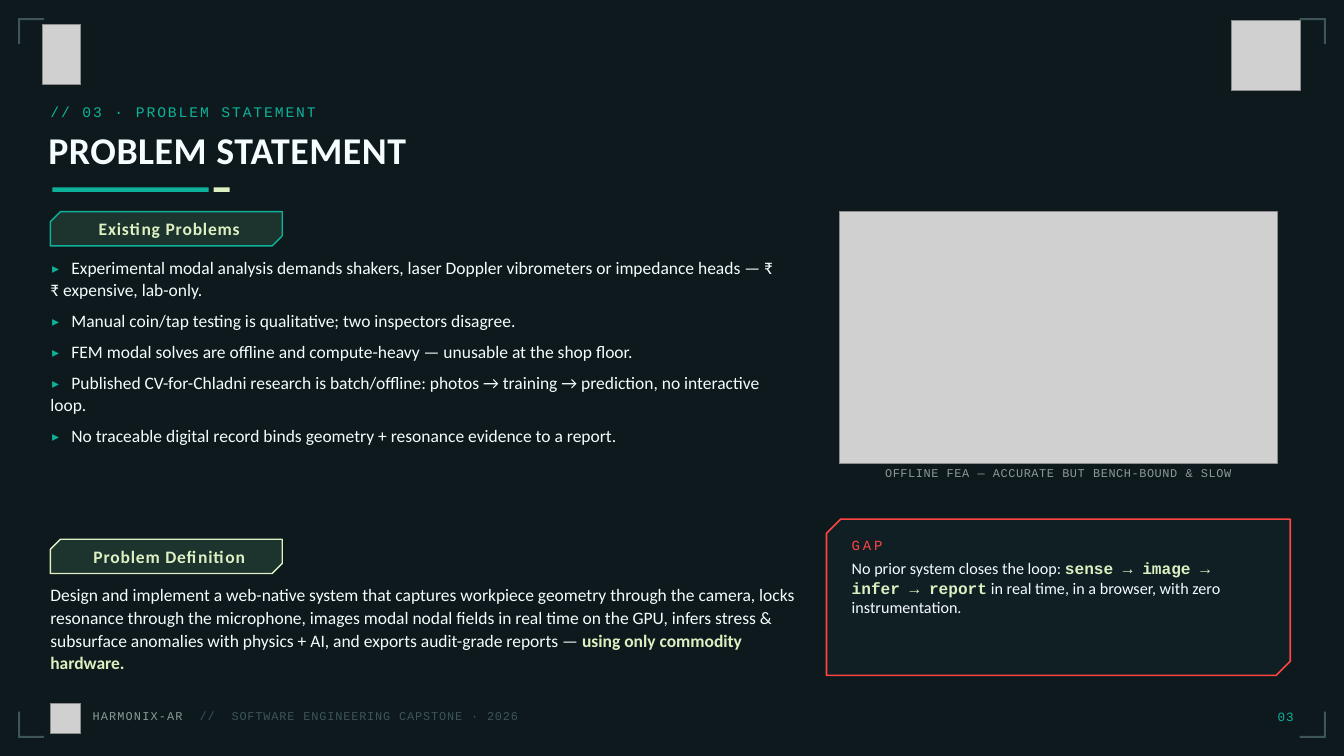
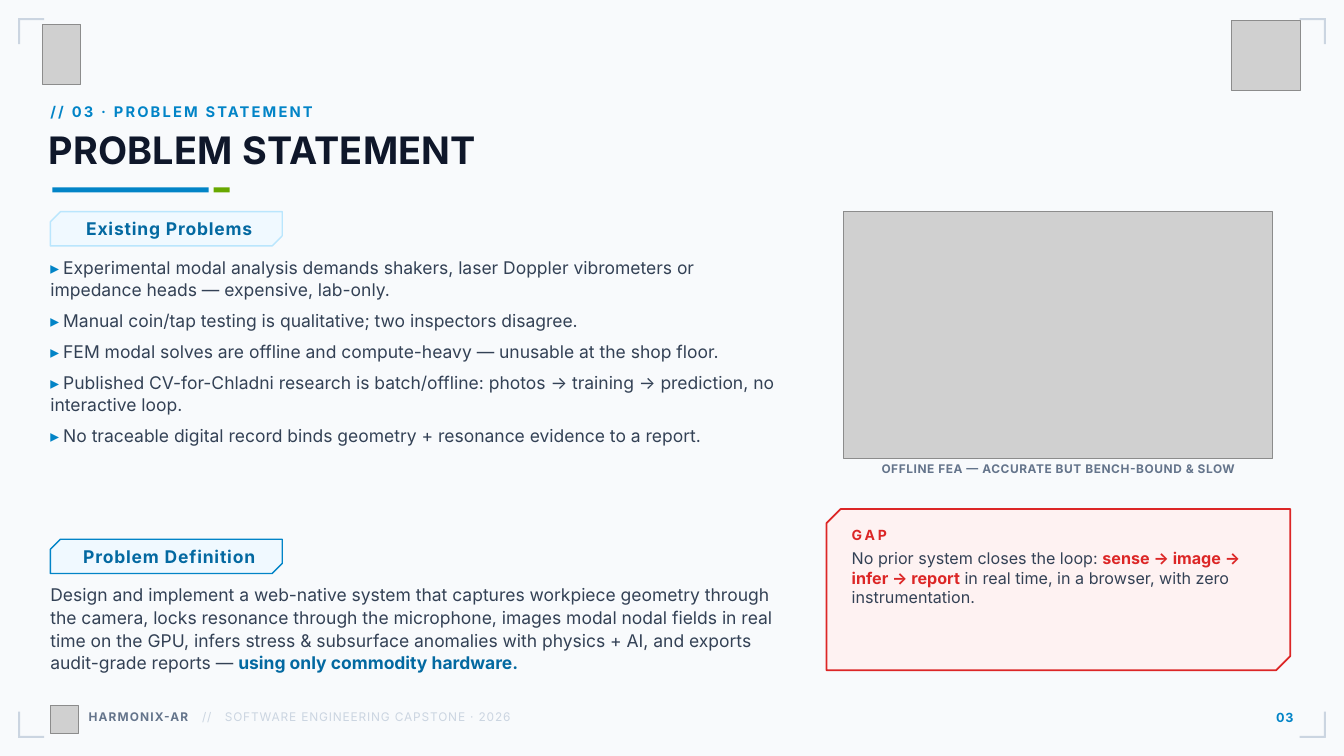
Before and after one commit to nandhish3004/Harmonix-AI, a slide deck: slide 4 of HARMONIX-AR_Capstone_Deck.pptx. Drawn at 1344x756 pixels with LibreOffice and Linux fonts; fonts in the diff are those of the drawing; grey boxes stand for pictures; background and template pictures are left out. Boxes give left, top, right and bottom in pixels: in the first picture for what was removed or moved away, otherwise in the second. Text is boxed around its words. In the diff, an @@ line names an element or a change of style, - is before the commit and + after.

Commit message:
docs: capstone deck v2 — real app UI screenshots (headless build) + current light engineering theme + reference-exact title slide

```diff
--- a/HARMONIX-AR_Capstone_Deck.pptx
+++ b/HARMONIX-AR_Capstone_Deck.pptx
@@ background #0D191C to picture (left out) @@
@@ text "// 03 · PROBLEM STATEMENT" at bbox=[50, 103, 1008, 133]: font Courier New to Inter, text colour #0EB29A to #0284C7, letter spacing 1.4 to 1.6 pt, bold on @@
@@ text "PROBLEM STATEMENT" at bbox=[48, 136, 476, 165]: font Calibri to Inter, text colour #F5FDFF to #0F172A, letter spacing 0.4 to 0.2 pt @@
@@ rectangle at bbox=[52, 188, 209, 193]: fill #0EB29A to #0284C7 @@
@@ rectangle at bbox=[214, 188, 230, 193]: fill #DDF0C2 to #68A800 @@
@@ freeform shape "Existing Problems" at bbox=[50, 212, 282, 246]: font Calibri to Inter, text colour #DDF0C2 to #0369A1; fill #1C332E to #F0F9FF; outline #0EB29A 1 pt to #BAE6FD 1 pt @@
@@ picture: place and size @@
-picture at bbox=[840, 212, 1277, 464]
+picture at bbox=[844, 212, 1272, 459]
@@ text at bbox=[50, 261, 694, 300]: text changed; font Calibri to Inter; text colour #F5FDFF to #334155 @@
-▸ Experimental modal analysis demands shakers, laser Doppler vibrometers or impedance heads — ₹₹ expensive, lab-only.
+▸ Experimental modal analysis demands shakers, laser Doppler vibrometers or impedance heads — expensive, lab-only.
@@ text at bbox=[50, 313, 774, 446]: font Courier New to Inter, text colour #0EB29A to #0284C7 in "▸", "▸", "▸", "▸"; font Calibri to Inter, text colour #F5FDFF to #334155 in "Manual coin/tap testing is qualitative; two inspectors ...", "FEM modal solves are offline and compute-heavy ...", "Published CV-for-Chladni research is batch/offline: photos → ...", "No traceable digital record binds geometry + ..." @@
@@ text "OFFLINE FEA — ACCURATE BUT ..." at bbox=[882, 464, 1235, 473]: font Courier New to Inter, text colour #8C999A to #64748B, bold on @@
@@ freeform shape: place and size @@
-freeform shape at bbox=[827, 519, 1291, 676]
+freeform shape at bbox=[827, 509, 1291, 670]
@@ freeform shape at bbox=[827, 509, 1291, 670]: fill #101F23 to #FEF2F2; outline #FF4444 1.2 pt to #DC2626 1.2 pt @@
@@ freeform shape "Problem Definition" at bbox=[50, 539, 282, 574]: font Calibri to Inter, text colour #DDF0C2 to #0369A1; fill #1C332E to #F0F9FF; outline #DDF0C2 1 pt to #0284C7 1 pt @@
@@ text "GAP": place and size @@
-text "GAP" at bbox=[852, 540, 1220, 613]
+text "GAP" at bbox=[852, 529, 1229, 603]
@@ text "GAP" at bbox=[852, 529, 1229, 603]: font Courier New to Inter in "GAP", "sense → image → infer → report"; text colour #FF4444 to #DC2626, bold on in "GAP"; font Calibri to Inter, text colour #F5FDFF to #334155 in "No prior system closes the loop: in ..."; text colour #DDF0C2 to #DC2626 in "sense → image → infer → report" @@
@@ text "Design and implement a web-native ..." at bbox=[50, 588, 772, 673]: font Calibri to Inter; text colour #F5FDFF to #334155 in "Design and implement a web-native system that ..."; text colour #DDF0C2 to #0369A1 in "using only commodity hardware." @@
@@ text "HARMONIX-AR // SOFTWARE ENGINEERING CAPSTONE ..." at bbox=[89, 712, 511, 721]: font Courier New to Inter; text colour #8C999A to #64748B, bold on in "HARMONIX-AR"; text colour #3E5556 to #CBD5E1 in "// SOFTWARE ENGINEERING CAPSTONE · 2026" @@
@@ text "03" at bbox=[1276, 712, 1293, 722]: font Courier New to Inter, text colour #0EB29A to #0284C7, bold on @@
@@ fill #3E5556 to #CBD5E1 in 8 elements at bbox=[18, 18, 20, 44], bbox=[18, 18, 44, 20], bbox=[1324, 18, 1326, 44], bbox=[1300, 18, 1326, 20], bbox=[18, 712, 20, 738], bbox=[18, 736, 44, 738], bbox=[1324, 712, 1326, 738], bbox=[1300, 736, 1326, 738] @@
```
Also in this commit, not shown: 23 other slides changed, 2 slides added, 2 slides removed, 2 other files.
